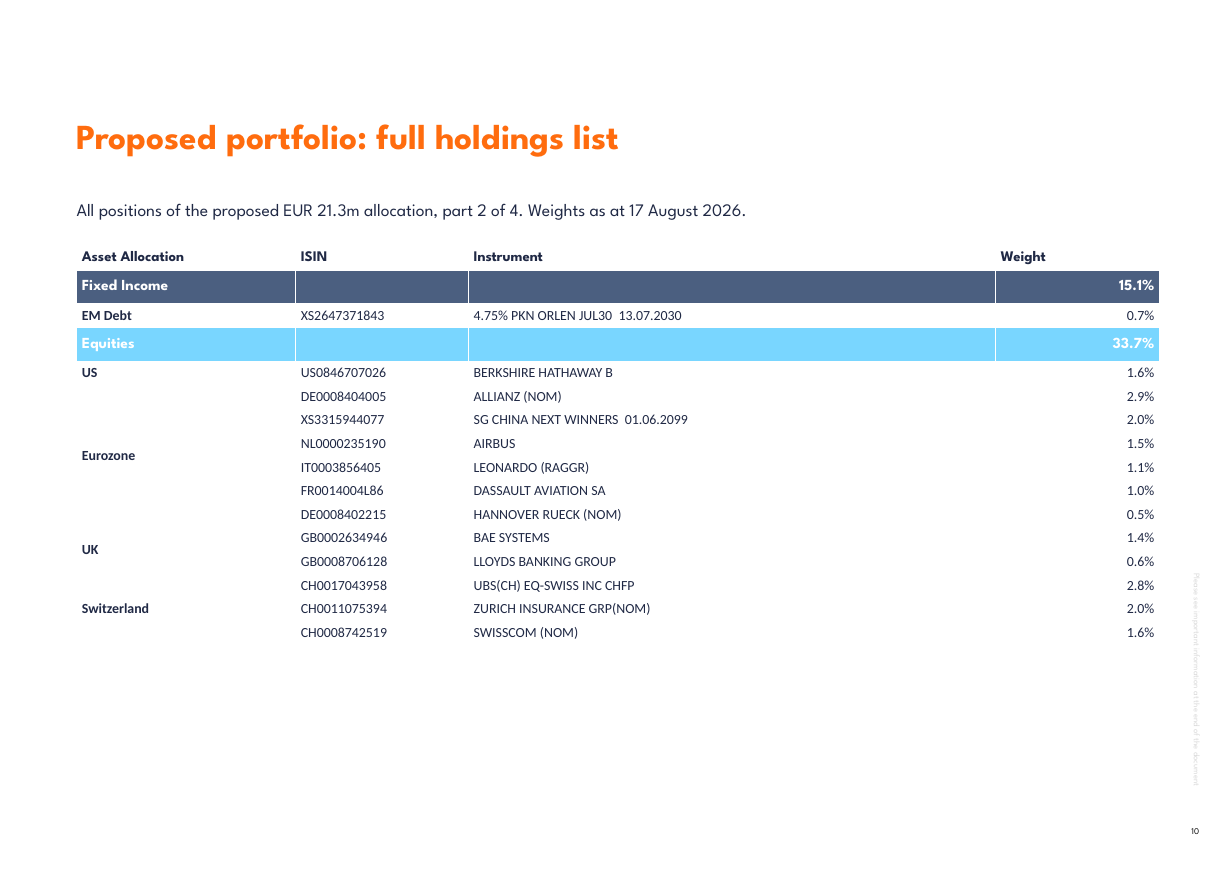
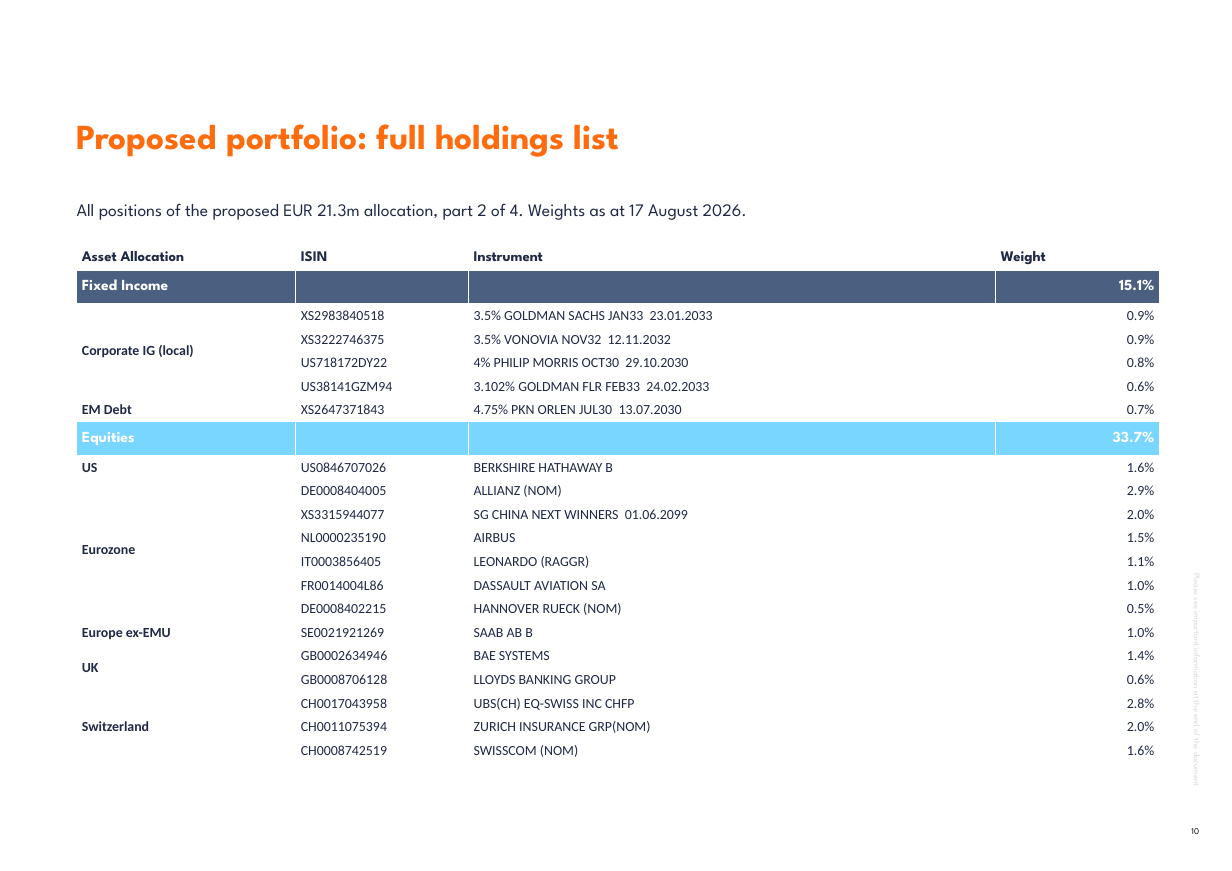
Before and after one commit to jb-db05/Investment_Proposal, a slide deck: slide 10 of investment-proposal-builder/work/example_output_deck.pptx. Drawn at 1232x871 pixels with LibreOffice and Linux fonts; fonts in the diff are those of the drawing; background and template pictures are left out. Boxes give left, top, right and bottom in pixels: in the first picture for what was removed or moved away, otherwise in the second. Text is boxed around its words. In the diff, an @@ line names an element or a change of style, - is before the commit and + after.

```diff
--- a/investment-proposal-builder/work/example_output_deck.pptx
+++ b/investment-proposal-builder/work/example_output_deck.pptx
@@ table at (77, 247, 1160, 761) @@
+row 3: Corporate IG (local) | XS2983840518 | 3.5% GOLDMAN SACHS JAN33 23.01.2033 | 0.9%
+row 4:  | XS3222746375 | 3.5% VONOVIA NOV32 12.11.2032 | 0.9%
+row 5:  | US718172DY22 | 4% PHILIP MORRIS OCT30 29.10.2030 | 0.8%
+row 6:  | US38141GZM94 | 3.102% GOLDMAN FLR FEB33 24.02.2033 | 0.6%
+row 16: Europe ex-EMU | SE0021921269 | SAAB AB B | 1.0%
```
Also in this commit, not shown: 3 other slides changed, 1 slide added, 16 other files.
